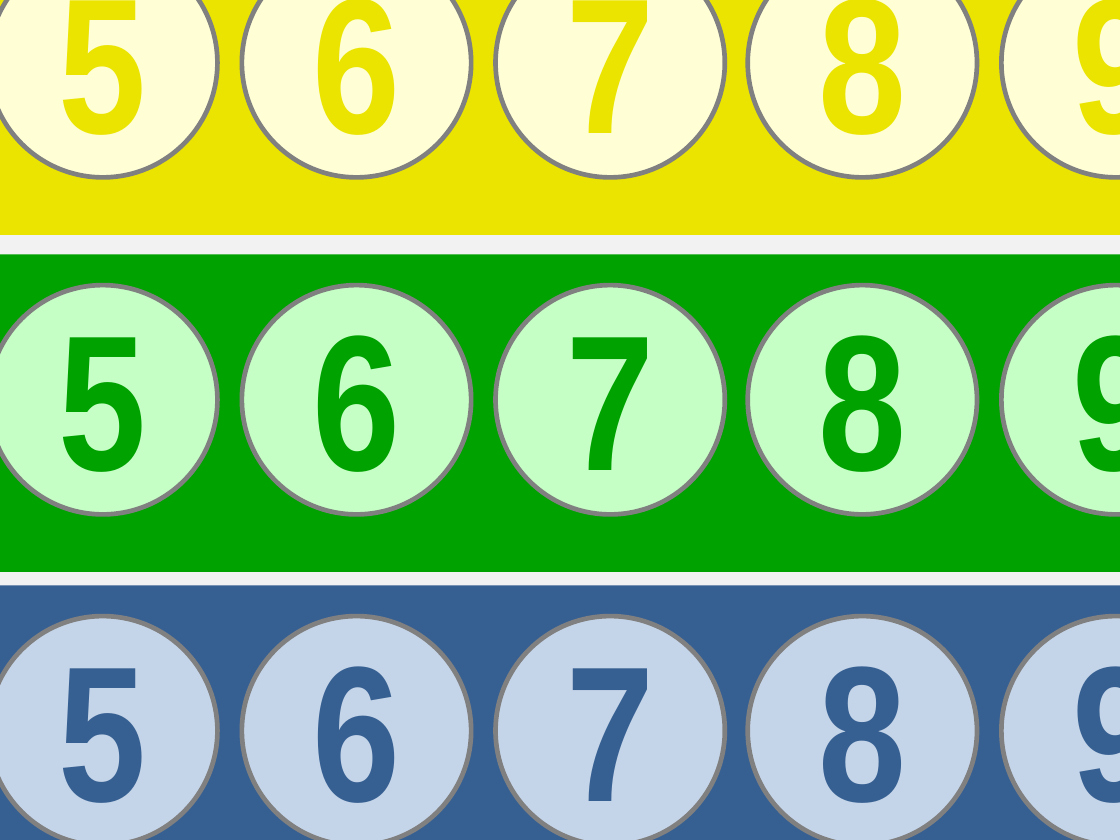
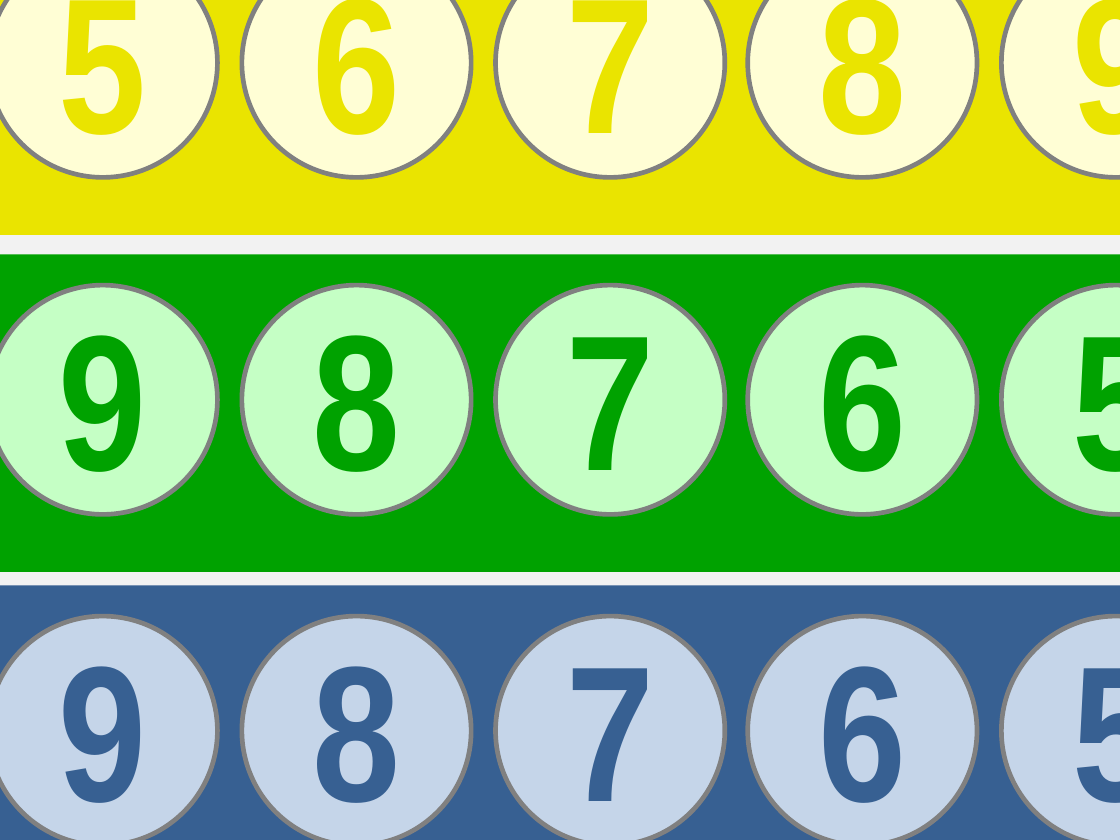
Before and after one commit to viegener/qdice, a slide deck: slide 1 of helper/Presentation1.pptx. Drawn at 1120x840 pixels with LibreOffice and Linux fonts; fonts in the diff are those of the drawing; background and template pictures are left out. Boxes give left, top, right and bottom in pixels: in the first picture for what was removed or moved away, otherwise in the second. Text is boxed around its words. In the diff, an @@ line names an element or a change of style, - is before the commit and + after.

```diff
--- a/helper/Presentation1.pptx
+++ b/helper/Presentation1.pptx
@@ text in ellipse at (x1=59, y1=335, x2=147, y2=504): text changed @@
-5
+9
@@ text in ellipse at (x1=313, y1=335, x2=401, y2=504): text changed @@
-6
+8
@@ text in ellipse at (x1=818, y1=335, x2=906, y2=504): text changed @@
-8
+6
@@ text in ellipse at (x1=1072, y1=337, x2=1120, y2=504): text changed @@
-9
+5
@@ text in ellipse at (x1=59, y1=666, x2=147, y2=835): text changed @@
-5
+9
@@ text in ellipse at (x1=313, y1=666, x2=401, y2=835): text changed @@
-6
+8
@@ text in ellipse at (x1=818, y1=666, x2=906, y2=835): text changed @@
-8
+6
@@ text in ellipse at (x1=1072, y1=668, x2=1120, y2=835): text changed @@
-9
+5
```
Also in this commit, not shown: 8 other files.
